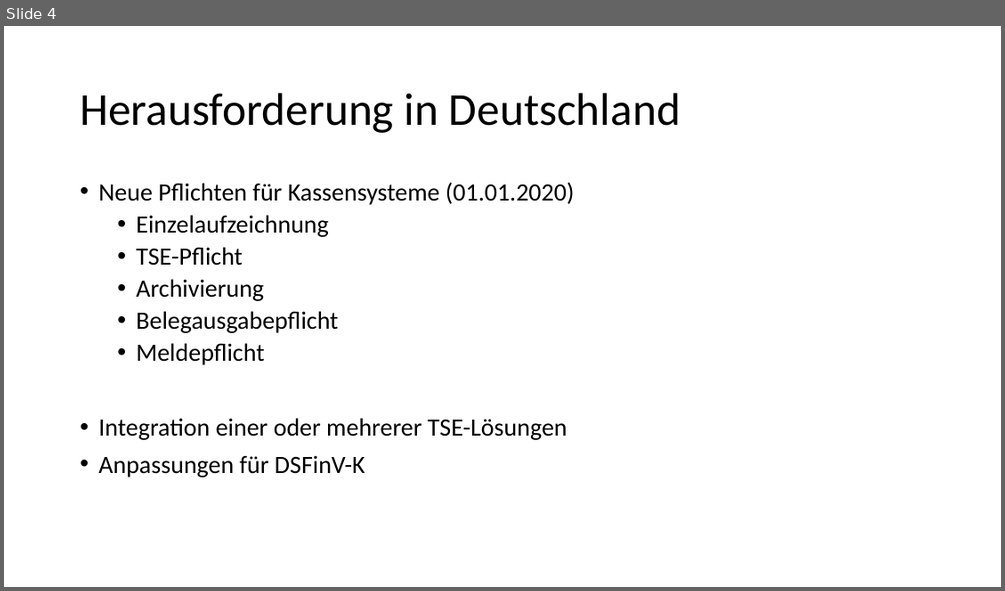
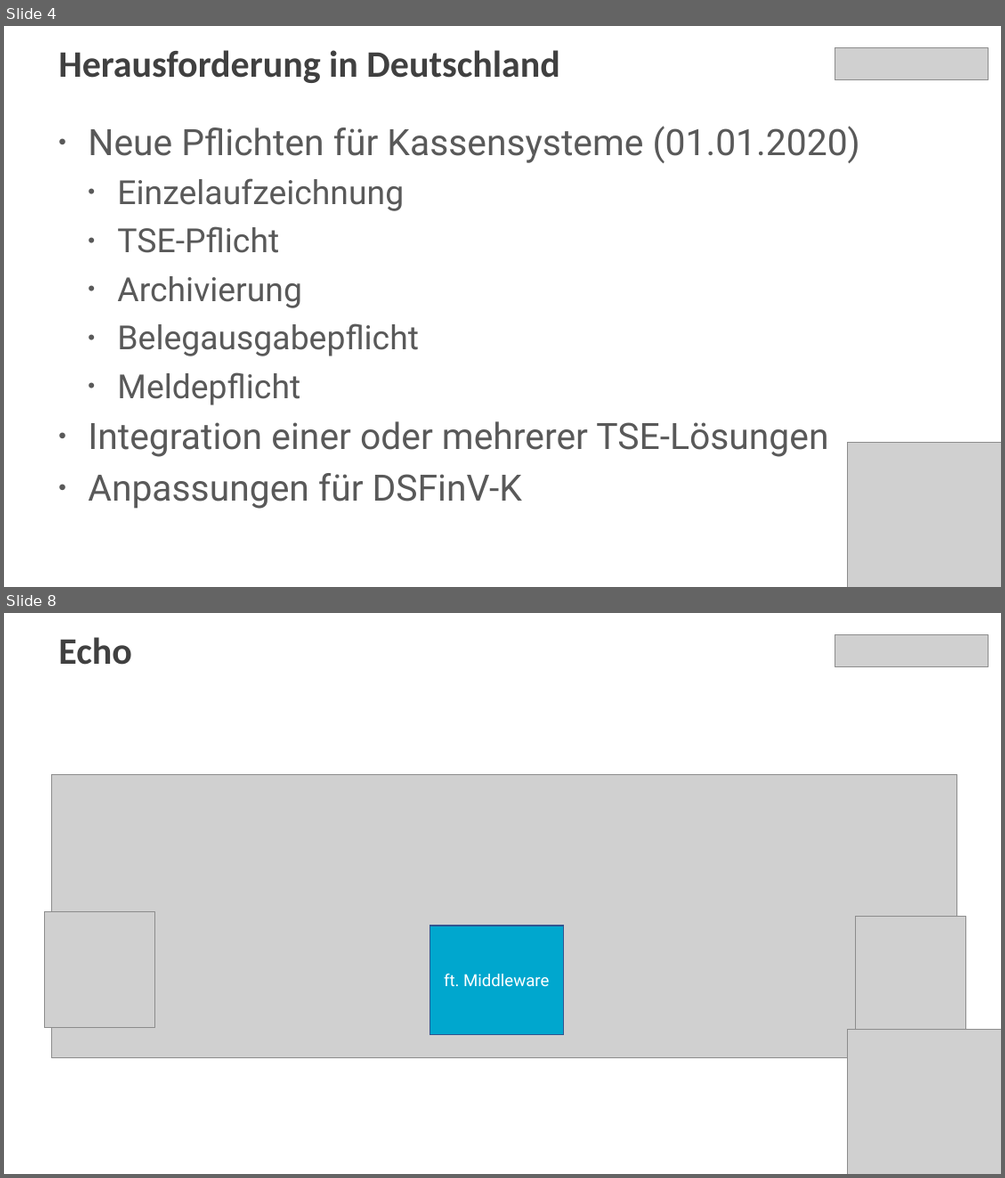
Before and after one commit to fiskaltrust/productdescription-de-doc, a slide deck: for-poscreators/presentation/media/lead-presentation-creator-de.pptx. Shown one above the other, each under a label of ours: slide 4 before the commit, slides 4 and 8 after it; the slides between them are not shown. The pictures are 1005x591 and 1005x1178 pixels, drawn with LibreOffice and Linux fonts; fonts in the diff are those of the drawing; grey boxes stand for pictures. Boxes give left, top, right and bottom in pixels: in the first picture for what was removed or moved away, otherwise in the second. Text is boxed around its words. In the diff, an @@ line names an element or a change of style, - is before the commit and + after.

```diff
--- a/for-poscreators/presentation/media/lead-presentation-creator-de.pptx
+++ b/for-poscreators/presentation/media/lead-presentation-creator-de.pptx
@@ slide 8 added at [4, 613, 1001, 1174], background #FFFFFF @@
@@ title added at [58, 637, 132, 665], 36 pt, text #404040, bold @@
+Echo
@@ picture added at [834, 634, 987, 667] @@
@@ picture added at [51, 774, 957, 1058] @@
@@ picture added at [44, 912, 154, 1028] @@
@@ rectangle added at [429, 925, 563, 1035], fill #00A7CE, outline #325491 1 pt, 16 pt, text #FFFFFF @@
+ft. Middleware
@@ picture added at [855, 916, 965, 1032] @@
@@ picture added at [848, 1030, 1001, 1174] @@
@@ slide 4 changed as well @@
@@ title "Herausforderung in Deutschland": place and size @@
-title "Herausforderung in Deutschland" at [80, 93, 680, 133]
+title "Herausforderung in Deutschland" at [58, 50, 559, 83]
@@ title "Herausforderung in Deutschland" at [58, 50, 559, 83]: size 44 to 36 pt, text colour #000000 to #404040, bold on; vertical alignment middle to top @@
@@ picture added at [834, 47, 987, 80] @@
@@ text "Neue Pflichten für Kassensysteme (01.01.2020)": place and size @@
-text "Neue Pflichten für Kassensysteme (01.01.2020)" at [98, 182, 574, 477]
+text "Neue Pflichten für Kassensysteme (01.01.2020)" at [88, 126, 860, 508]
@@ text "Neue Pflichten für Kassensysteme (01.01.2020)" at [88, 126, 860, 508]: size 24 to 35 pt in "Neue Pflichten für Kassensysteme (01.01.2020)", "Integration einer oder mehrerer TSE-Lösungen", "Anpassungen für DSFinV-K"; font Calibri to Roboto, text colour #000000 to #595959; size 24 to 32 pt in "Einzelaufzeichnung", "TSE-Pflicht", "Archivierung", "Belegausgabepflicht" and 1 more places; indent changed; more space between paragraphs @@
@@ picture added at [848, 443, 1001, 587] @@
```
Also in this commit, not shown: 26 other slides changed, 2 other slides added, 3 slides removed.
